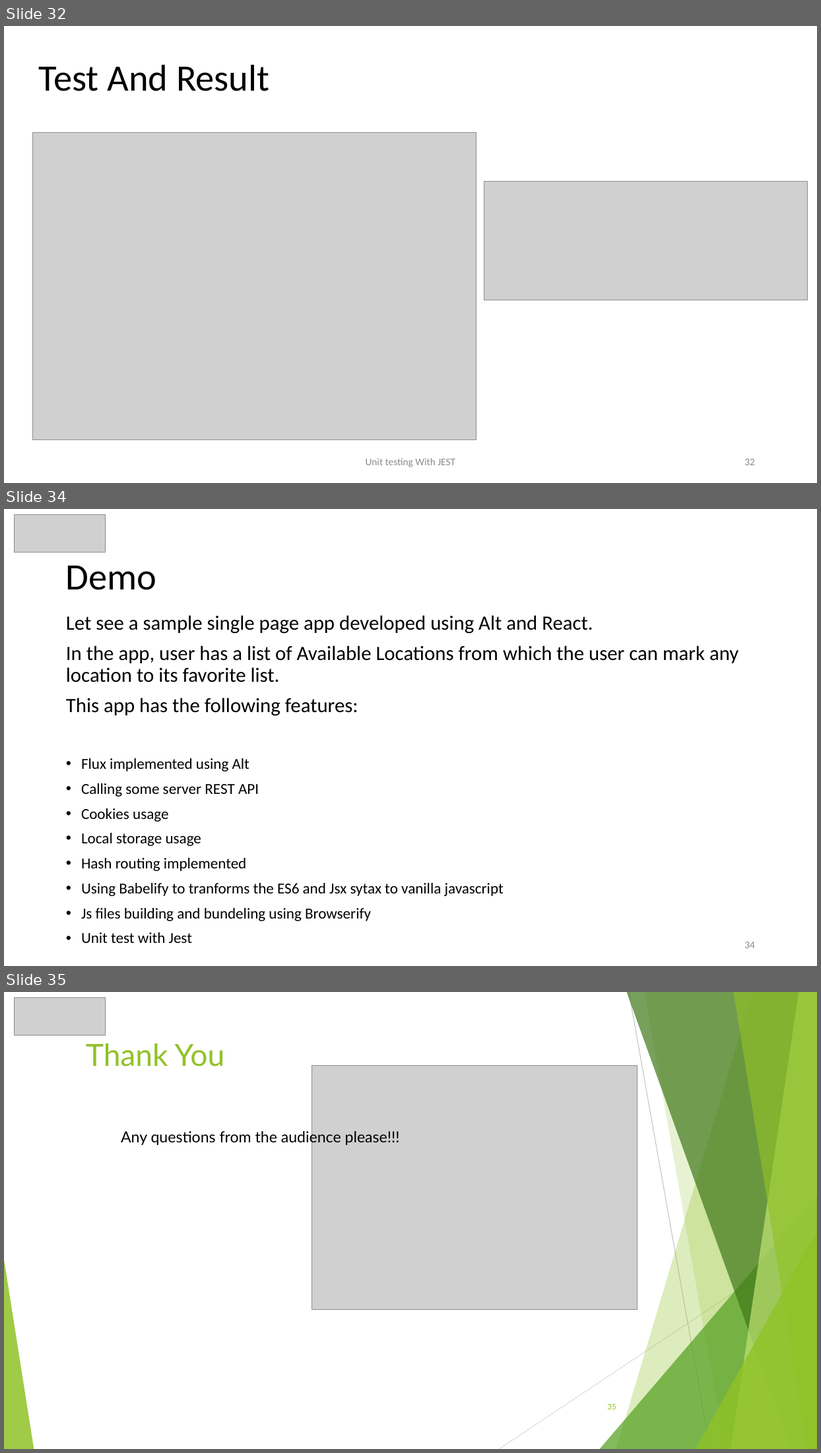
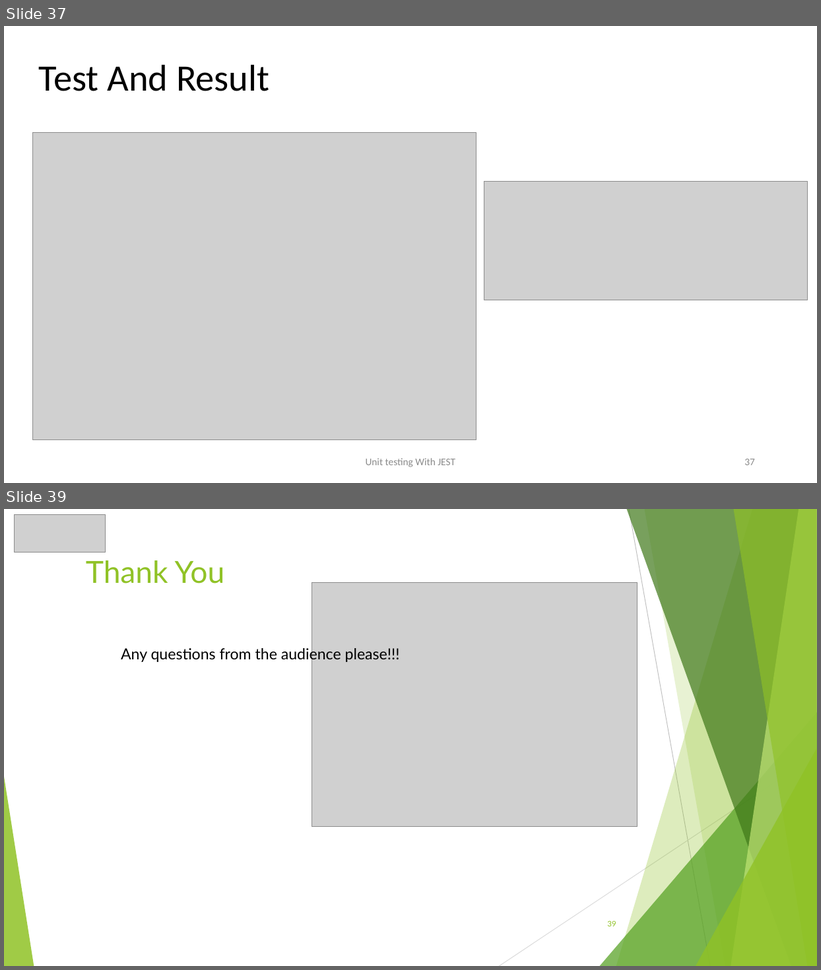
Before and after one commit to awahab29/samplealt, a slide deck: React.pptx. Shown one above the other, each under a label of ours: slides 32, 34 and 35 before the commit, slides 37 and 39 after it; the slides between them are not shown. The pictures are 821x1453 and 821x970 pixels, drawn with LibreOffice and Linux fonts; fonts in the diff are those of the drawing; grey boxes stand for pictures. Boxes give left, top, right and bottom in pixels: in the first picture for what was removed or moved away, otherwise in the second. Text is boxed around its words. In the diff, an @@ line names an element or a change of style, - is before the commit and + after.

```diff
--- a/React.pptx
+++ b/React.pptx
@@ slide 34 removed at (4, 509, 817, 966), background #FFFFFF @@
@@ picture removed at (15, 514, 105, 552) @@
@@ title removed at (66, 565, 157, 590) @@
-Demo
@@ text removed at (66, 615, 739, 943) @@
-Let see a sample single page app developed using Alt and React.
-In the app, user has a list of Available Locations from which the user can mark any location to its favorite list.
-This app has the following features:
-• Flux implemented using Alt
-• Calling some server REST API
-• Cookies usage
-• Local storage usage
-• Hash routing implemented
-• Using Babelify to tranforms the ES6 and Jsx sytax to vanilla javascript
-• Js files building and bundeling using Browserify
-• Unit test with Jest
@@ page number removed at (745, 942, 755, 949) @@
-34
@@ what was slide 32 is now slide 37 @@
@@ page number at (745, 459, 755, 466): text changed @@
-32
+37
@@ what was slide 35 is now slide 39 @@
```
Also in this commit, not shown: 15 slides changed, 7 slides added, 2 other slides removed.
